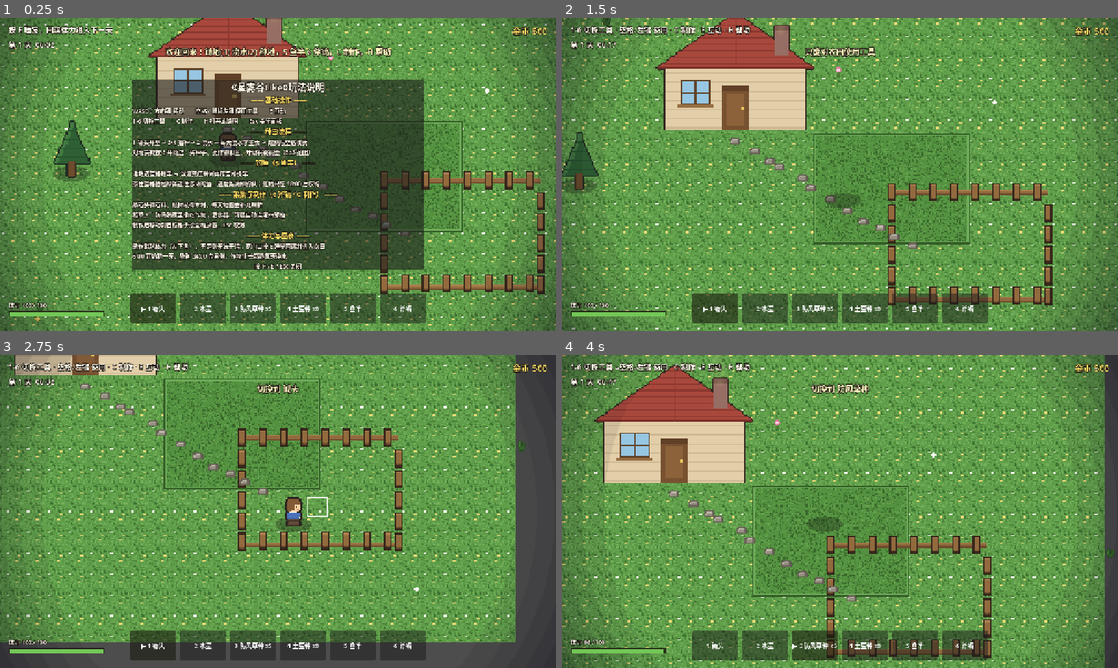
Above: before the commit, frames 1-4 (two rows, left to right).
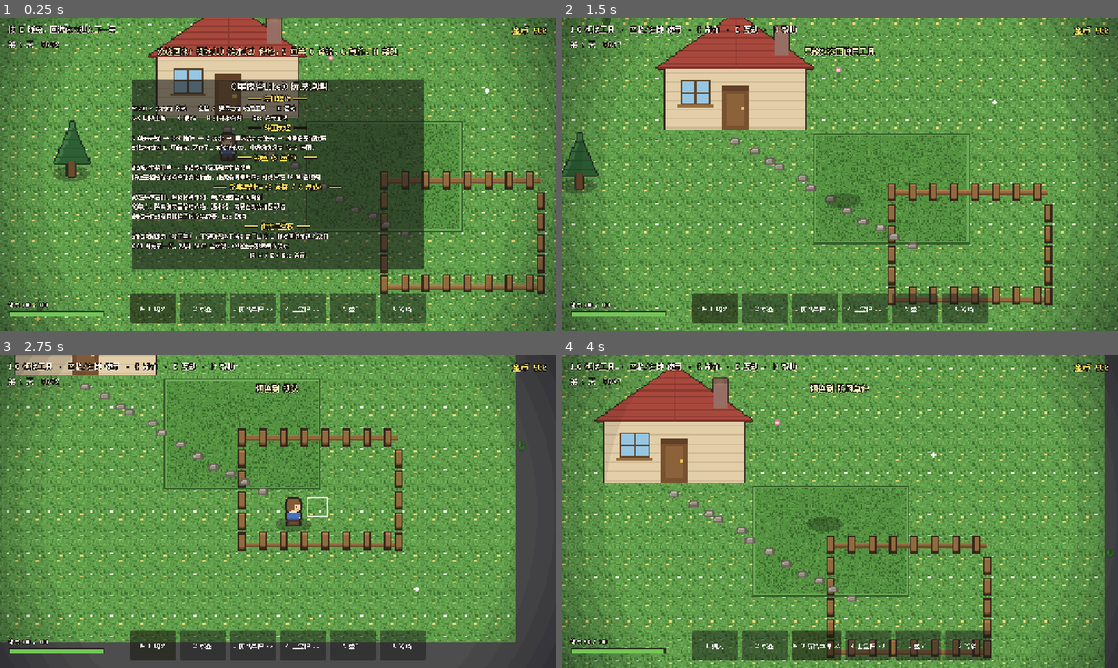
Above: after the commit, the same moments.

Repository: 192aaa/stardew-like
Game: Godot game, scene res://scenes/main.tscn
Two runs of this game, one before a commit and one after it. Both use one fixed random seed, a clock stepped at 60 frames per second and the inputs below.
Inputs (mouse positions are in pixels of both pictures, inside the frame that each line leads up to):
- Up to frame 1 (0.25 s): no input
- Up to frame 2 (1.5 s): move the mouse to (962, 158) at 0.52 s; hold D (move_right) 0.53-1.28 s; hold C (craft) 0.53-1.28 s; click (962, 158) at 0.67 s; move the mouse to (728, 190) at 1.27 s; hold S (move_down) from 1.28 s (still down); tap E (interact) at 1.35 s
- Up to frame 3 (2.75 s): move the mouse to (333, 442) at 2.02 s; release S (move_down) at 2.03 s; hold D (move_right) from 2.03 s (still down); hold 1 (tool_1) from 2.03 s (still down)
- Up to frame 4 (4 s): move the mouse to (812, 574) at 2.77 s; release D (move_right) at 2.78 s; release 1 (tool_1) at 2.78 s; hold W (move_up) 2.78-3.53 s; tap 2 (tool_2) at 2.85 s; click (812, 574) at 2.92 s; move the mouse to (1006, 558) at 3.52 s; hold A (move_left) from 3.53 s (still down); hold 3 (tool_3) from 3.53 s (still down)

The runs differ from the first frame. In frame 1, 12% of the frame differs, in the area x 1-99%, y 2-94%; in frame 2, 1.8%; in frame 3, 1.6%; in frame 4, 2.1%.

Commit message:
鍐呯疆 Fusion Pixel 涓枃瀛椾綋锛屼慨澶?Web 瀵煎嚭涓枃涔辩爜

Diff:
--- a/project.godot
+++ b/project.godot
@@ -24,6 +24,10 @@
 window/size/viewport_width=1280
 window/size/viewport_height=720
 window/stretch/mode="canvas_items"
+
+[gui]
+
+theme/custom_font="res://assets/fonts/fusion_pixel.ttf"
 
 [dotnet]
 
Not shown, added: assets/fonts/OFL.txt
Binary file added: assets/fonts/fusion_pixel.ttf
Not shown, added: assets/fonts/fusion_pixel.ttf.import
